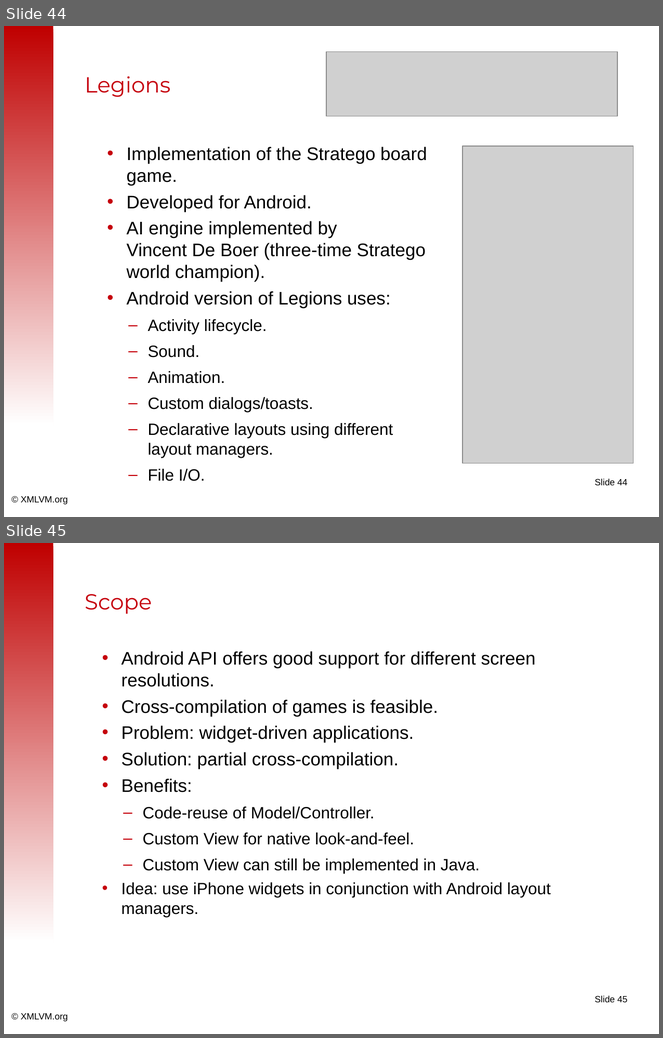
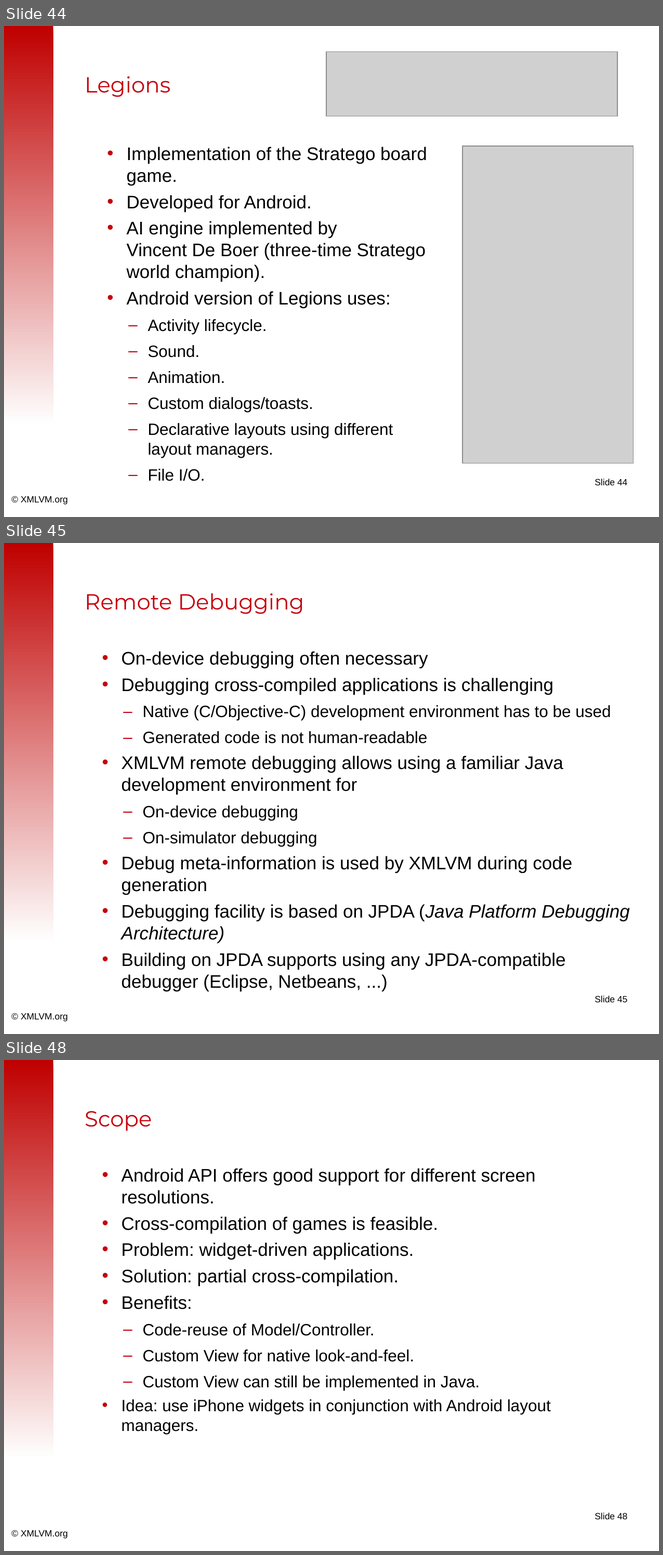
Before and after one commit to tisoft/xmlvm, a slide deck: doc/slides/android2iphone-master.odp. Shown one above the other, each under a label of ours: slides 44 and 45 before the commit, slides 44, 45 and 48 after it; the slides between them are not shown. The pictures are 663x1038 and 663x1555 pixels, drawn with LibreOffice and Linux fonts; fonts in the diff are those of the drawing; grey boxes stand for pictures; background and template pictures are left out. Boxes give left, top, right and bottom in pixels: in the first picture for what was removed or moved away, otherwise in the second. Text is boxed around its words. In the diff, an @@ line names an element or a change of style, - is before the commit and + after.

Commit message:
Remote debugging slides added, Slide titles set.

```diff
--- a/doc/slides/android2iphone-master.odp
+++ b/doc/slides/android2iphone-master.odp
@@ slide 45 added at bbox=[4, 543, 659, 1034], background #FFFFFF; not listed: 3 template elements that a slide beside it also shows @@
@@ title added at bbox=[85, 593, 305, 614], 24 pt, text #C5000B @@
+Remote Debugging
@@ text added at bbox=[122, 651, 630, 992], 20 pt, text #000000 @@
+• On-device debugging often necessary
+• Debugging cross-compiled applications is challenging
+  – Native (C/Objective-C) development environment has to be used
+  – Generated code is not human-readable
+• XMLVM remote debugging allows using a familiar Java development environment for
+  – On-device debugging
+  – On-simulator debugging
+• Debug meta-information is used by XMLVM during code generation
+• Debugging facility is based on JPDA (Java Platform Debugging Architecture)
+• Building on JPDA supports using any JPDA-compatible debugger (Eclipse, Netbeans, ...)
@@ what was slide 45 is now slide 48 @@
@@ page number at bbox=[595, 1513, 627, 1520]: text changed @@
-Slide 45
+Slide 48
```
Also in this commit, not shown: 2 other slides added.
